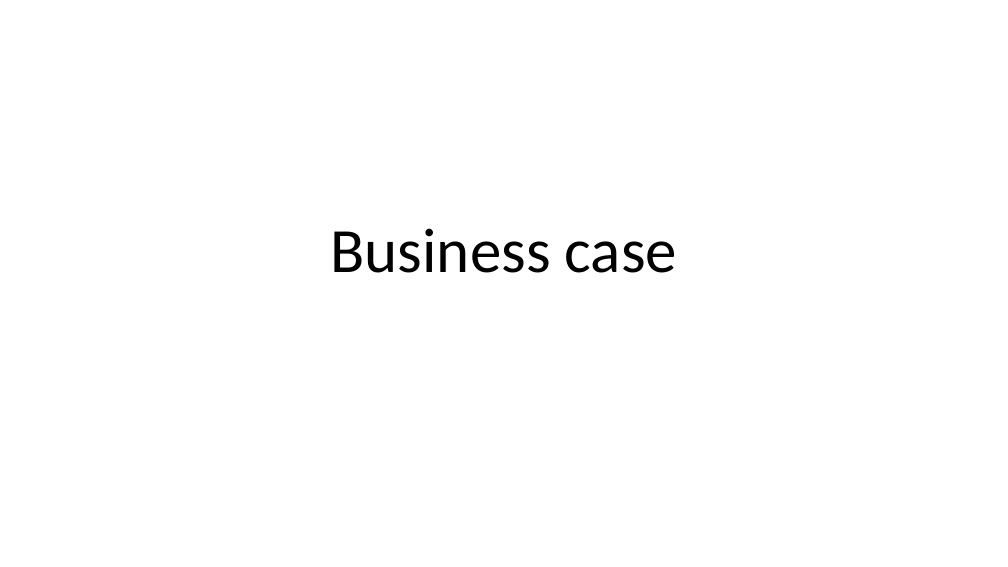
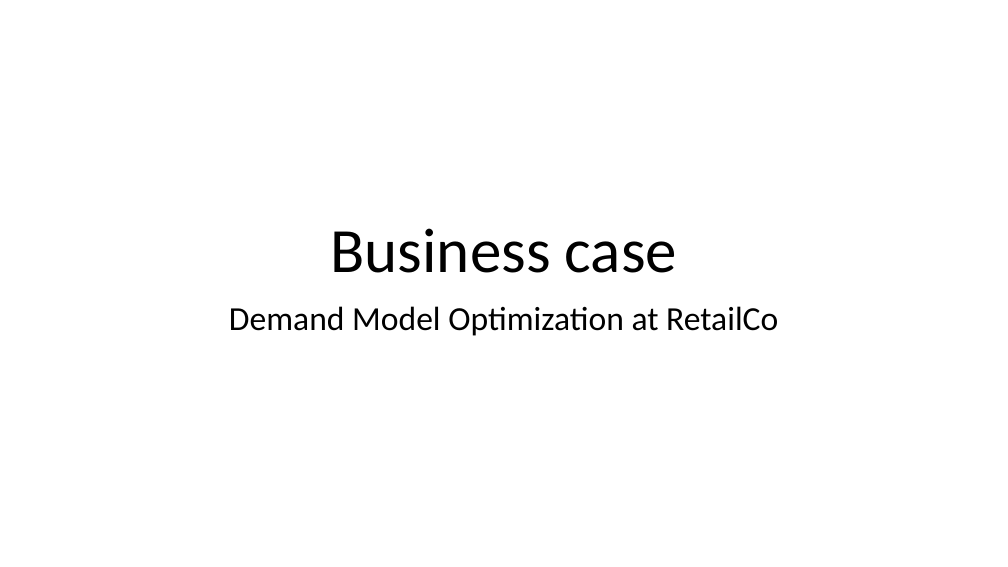
Before and after one commit to Priscila-Portela/mdlz-selec, a slide deck: slide 1 of Business case.pptx. Drawn at 1008x567 pixels with LibreOffice and Linux fonts; fonts in the diff are those of the drawing. Boxes give left, top, right and bottom in pixels: in the first picture for what was removed or moved away, otherwise in the second. Text is boxed around its words. In the diff, an @@ line names an element or a change of style, - is before the commit and + after.

```diff
--- a/Business case.pptx
+++ b/Business case.pptx
@@ subtitle added at [229, 306, 778, 336], 32 pt, text #000000 @@
+Demand Model Optimization at RetailCo
```
Also in this commit, not shown: 1 other slide changed, 16 slides added, 31 other files.
